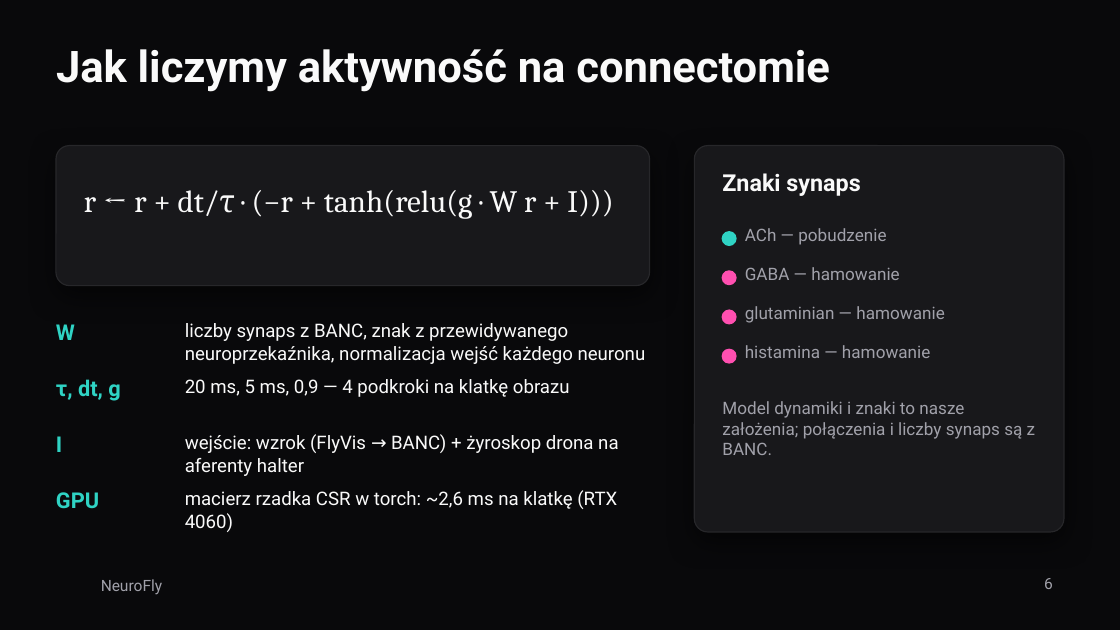
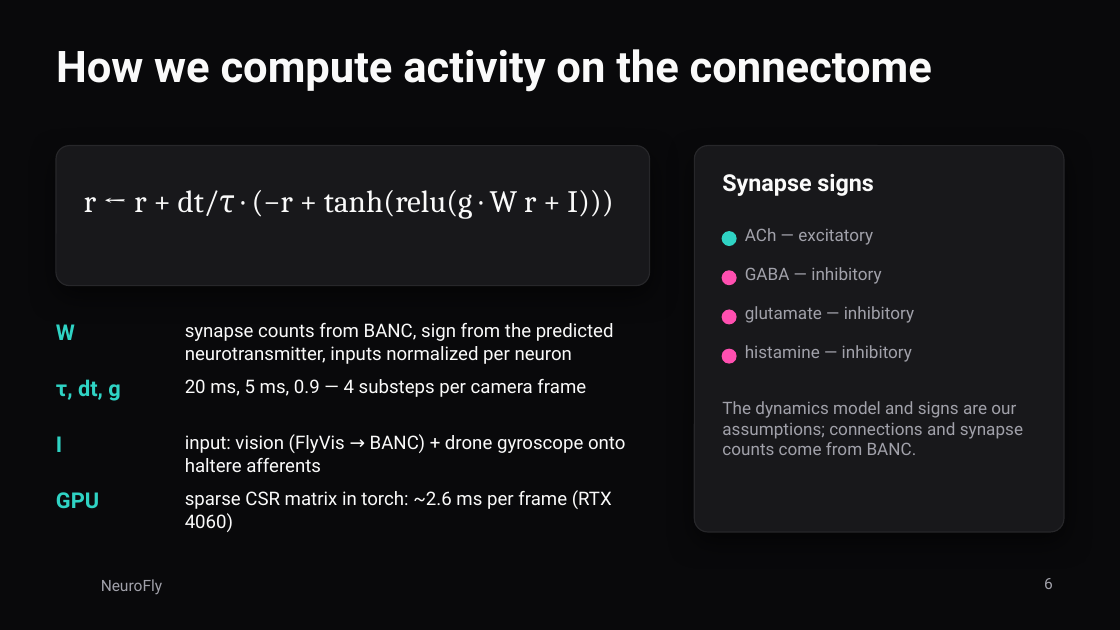
Before and after one commit to FalconDevX/neurofly, a slide deck: slide 6 of docs/prezentacja/NeuroFly.pptx. Drawn at 1120x630 pixels with LibreOffice and Linux fonts; fonts in the diff are those of the drawing; background and template pictures are left out. Boxes give left, top, right and bottom in pixels: in the first picture for what was removed or moved away, otherwise in the second. Text is boxed around its words. In the diff, an @@ line names an element or a change of style, - is before the commit and + after.

```diff
--- a/docs/prezentacja/NeuroFly.pptx
+++ b/docs/prezentacja/NeuroFly.pptx
@@ title at bbox=[56, 49, 932, 92]: text changed @@
-Jak liczymy aktywność na connectomie
+How we compute activity on the connectome
@@ text at bbox=[722, 174, 874, 196]: text changed @@
-Znaki synaps
+Synapse signs
@@ text at bbox=[745, 228, 873, 245]: text changed @@
-ACh — pobudzenie
+ACh — excitatory
@@ text at bbox=[745, 267, 881, 284]: text changed @@
-GABA — hamowanie
+GABA — inhibitory
@@ text at bbox=[185, 323, 614, 364]: text changed @@
-liczby synaps z BANC, znak z przewidywanego neuroprzekaźnika, normalizacja wejść każdego neuronu
+synapse counts from BANC, sign from the predicted neurotransmitter, inputs normalized per neuron
@@ text at bbox=[745, 306, 914, 323]: text changed @@
-glutaminian — hamowanie
+glutamate — inhibitory
@@ text at bbox=[745, 345, 912, 362]: text changed @@
-histamina — hamowanie
+histamine — inhibitory
@@ text at bbox=[185, 379, 586, 397]: text changed @@
-20 ms, 5 ms, 0,9 — 4 podkroki na klatkę obrazu
+20 ms, 5 ms, 0.9 — 4 substeps per camera frame
@@ text at bbox=[722, 401, 1023, 455]: text changed @@
-Model dynamiki i znaki to nasze założenia; połączenia i liczby synaps są z BANC.
+The dynamics model and signs are our assumptions; connections and synapse counts come from BANC.
@@ text at bbox=[185, 434, 625, 472]: text changed @@
-wejście: wzrok (FlyVis → BANC) + żyroskop drona na aferenty halter
+input: vision (FlyVis → BANC) + drone gyroscope onto haltere afferents
@@ text at bbox=[185, 490, 612, 532]: text changed @@
-macierz rzadka CSR w torch: ~2,6 ms na klatkę (RTX 4060)
+sparse CSR matrix in torch: ~2.6 ms per frame (RTX 4060)
```
Also in this commit, not shown: 11 other slides changed, 3 slides added, 3 slides removed, 4 other files.
